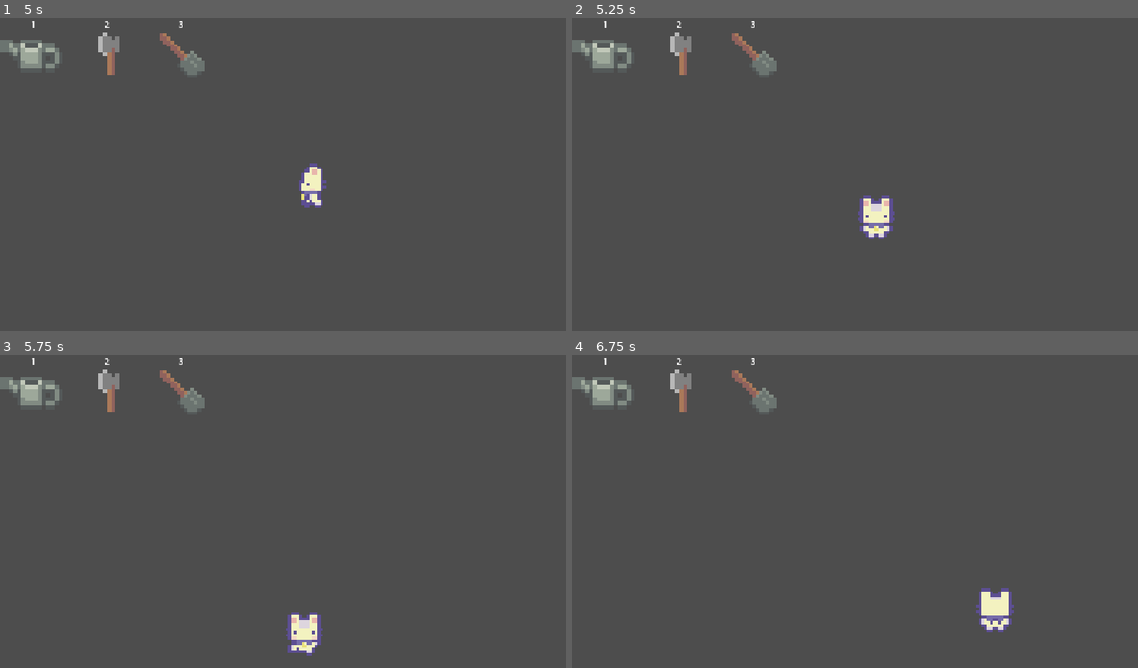
Above: before the commit, frames 1-4 (two rows, left to right).
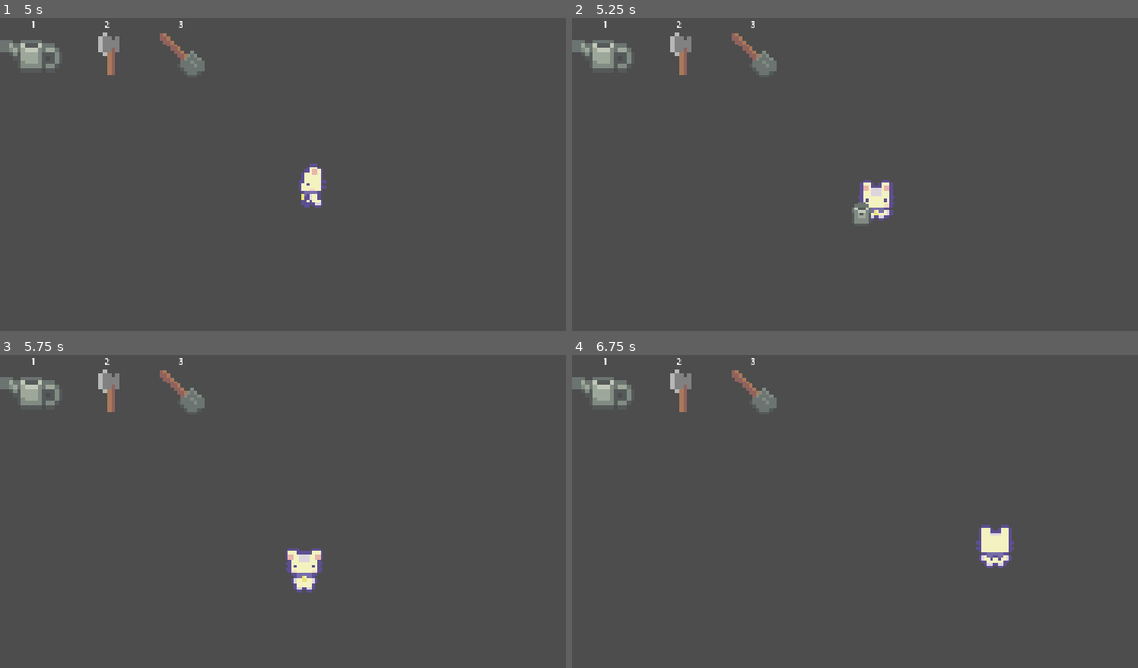
Above: after the commit, the same moments.

Repository: limidan7/an-f-sacht--my-farm-game--
Game: Godot game, scene res://Scenes/Level.tscn
Two runs of this game, one before a commit and one after it. Both use one fixed random seed, a clock stepped at 60 frames per second and the inputs below.
Inputs (mouse positions are in pixels of both pictures, inside the frame that each line leads up to):
- Up to frame 1 (5 s): move the mouse to (435, 171) at 0.52 s; hold D (Right) 0.53-1.28 s; tap 1 (1) at 0.6, 2.3, 2.85, 4.55 s; tap 2 (2) at 0.8, 1.35, 3.05, 3.6 s; move the mouse to (181, 205) at 1.27 s; hold S (Down) 1.28-2.03 s; tap 3 (3) at 1.55, 2.1, 3.8, 4.35 s; move the mouse to (367, 115) at 2.02 s; hold D (Right) 2.03-2.78 s; move the mouse to (271, 259) at 2.77 s; hold W (Up) 2.78-3.53 s; move the mouse to (486, 240) at 3.52 s; hold A (Left) from 3.53 s (still down); move the mouse to (124, 136) at 4.27 s
- Up to frame 2 (5.25 s): move the mouse to (905, 190) at 5.02 s; release A (Left) at 5.03 s; hold S (Down) from 5.03 s (still down); click (905, 190) at 5.1 s
- Up to frame 3 (5.75 s): keep holding S (Down); tap 2 (2) at 5.3 s
- Up to frame 4 (6.75 s): move the mouse to (787, 439) at 5.77 s; release S (Down) at 5.78 s; hold D (Right) 5.78-6.53 s; tap 1 (1) at 5.85 s; tap 3 (3) at 6.05 s; move the mouse to (1007, 508) at 6.52 s; hold W (Up) from 6.53 s (still down); tap 2 (2) at 6.6 s

Frame 1 is identical in both runs. In frame 2, 1.0% of the frame differs, in the area x 49-57%, y 51-71%; in frame 3, 1.4%; in frame 4, 1.5%, in the area x 71-79%, y 54-89%.

Commit message:
Did some stuff

Diff:
--- a/farm-game-2/Scripts/Global.gd
+++ b/farm-game-2/Scripts/Global.gd
@@ -9,12 +9,4 @@
 
 # Called every frame. 'delta' is the elapsed time since the previous frame.
 func _process(delta: float) -> void:
-	Tool_select()
-
-func Tool_select():
-	if Input.is_action_just_pressed("1"):
-		Tool = "watering_can"
-	elif Input.is_action_just_pressed("2"):
-		Tool = "axe"
-	elif Input.is_action_just_pressed("3"):
-		Tool = "shovel"
+	pass
--- a/farm-game-2/Scripts/Player.gd
+++ b/farm-game-2/Scripts/Player.gd
@@ -15,6 +15,7 @@
 
 
 func _physics_process(delta: float) -> void:
+	Tool_select()
 	if movable == true:
 		var direction = Input.get_vector("Left", "Right", "Up", "Down")
 		velocity = SPEED * direction
@@ -49,3 +50,12 @@
 		tool = null
 		movable = true
 		print("worked")
+
+
+func Tool_select():
+	if Input.is_action_just_pressed("1"):
+		tool = "watering_can"
+	elif Input.is_action_just_pressed("2"):
+		tool = "axe"
+	elif Input.is_action_just_pressed("3"):
+		tool = "shovel"
